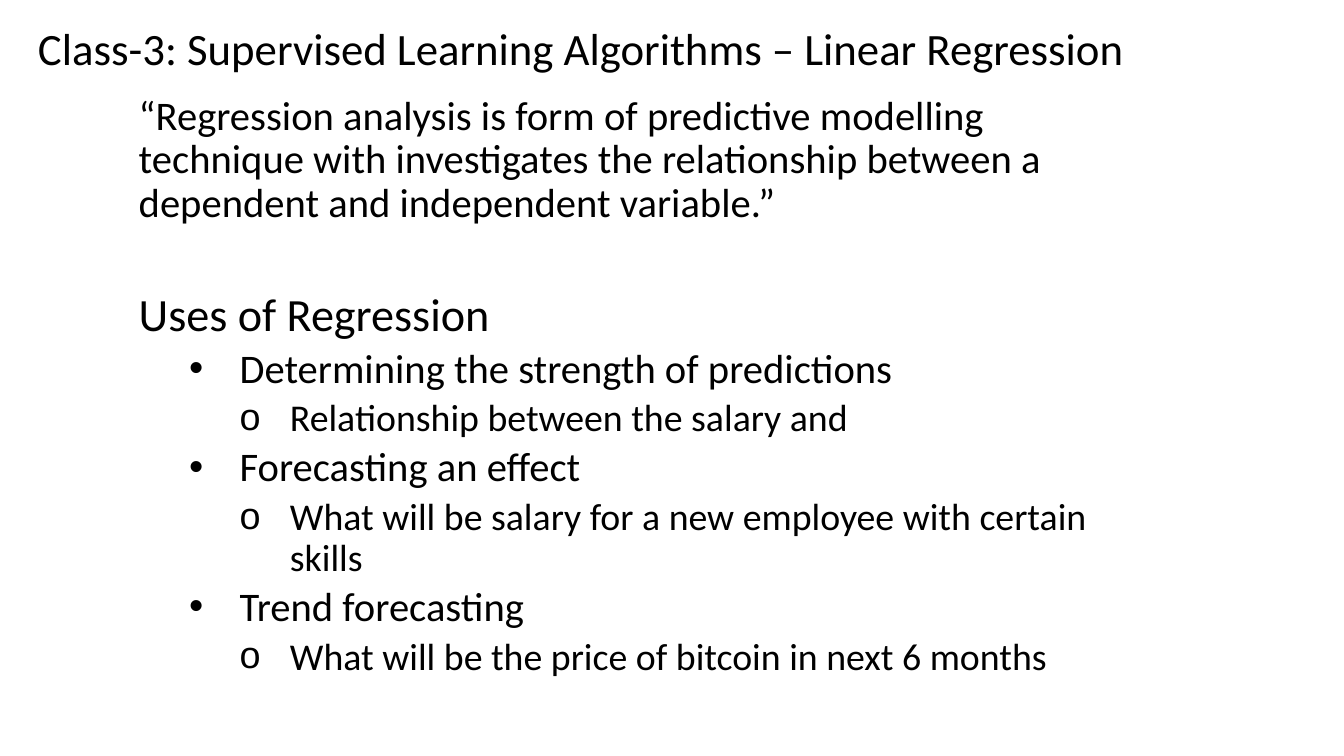
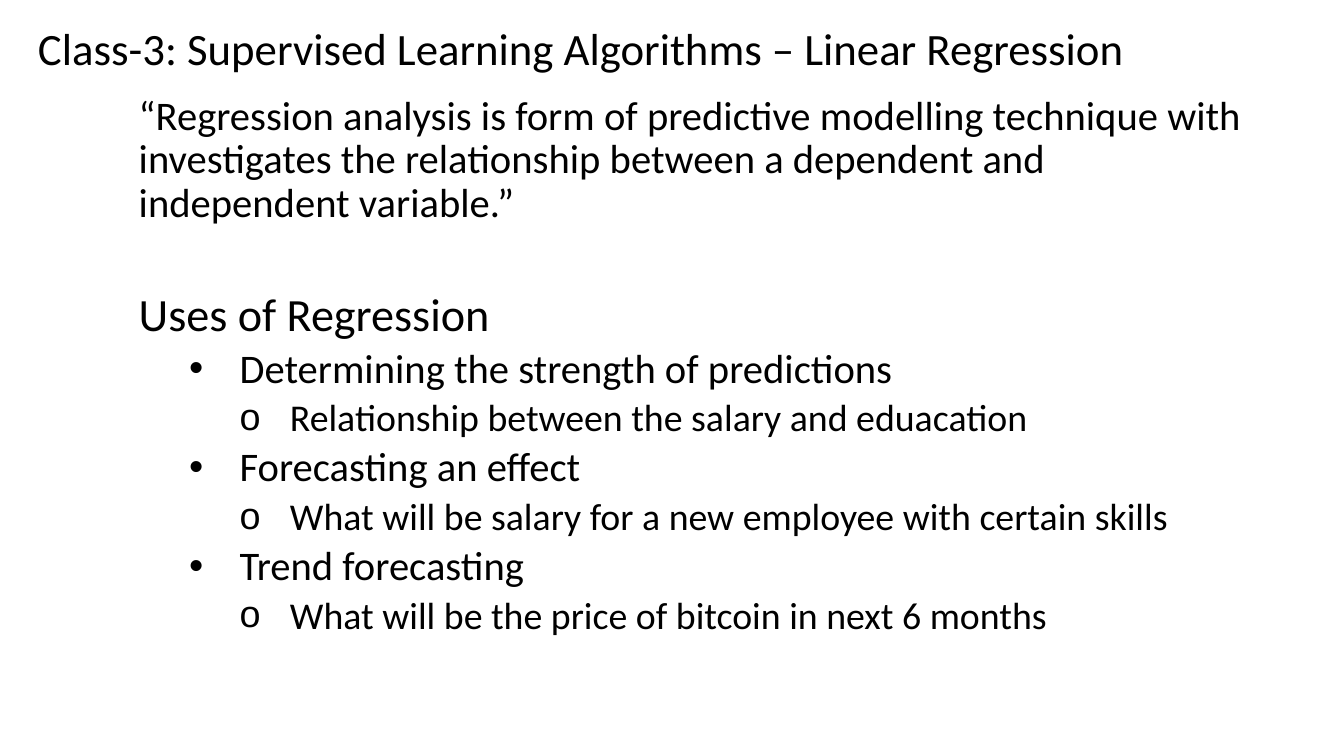
Before and after one commit to renshan2/accesspy, a slide deck: slide 19 of AI-ML-DL/Machine Learning.pptx. Drawn at 1344x756 pixels with LibreOffice and Linux fonts; fonts in the diff are those of the drawing. Boxes give left, top, right and bottom in pixels: in the first picture for what was removed or moved away, otherwise in the second. Text is boxed around its words. In the diff, an @@ line names an element or a change of style, - is before the commit and + after.

```diff
--- a/AI-ML-DL/Machine Learning.pptx
+++ b/AI-ML-DL/Machine Learning.pptx
@@ subtitle at bbox=[290, 404, 1027, 437]: text changed @@
-    o Relationship between the salary and
+    o Relationship between the salary and eduacation
```
Also in this commit, not shown: 3 slides added, 2 other files.
